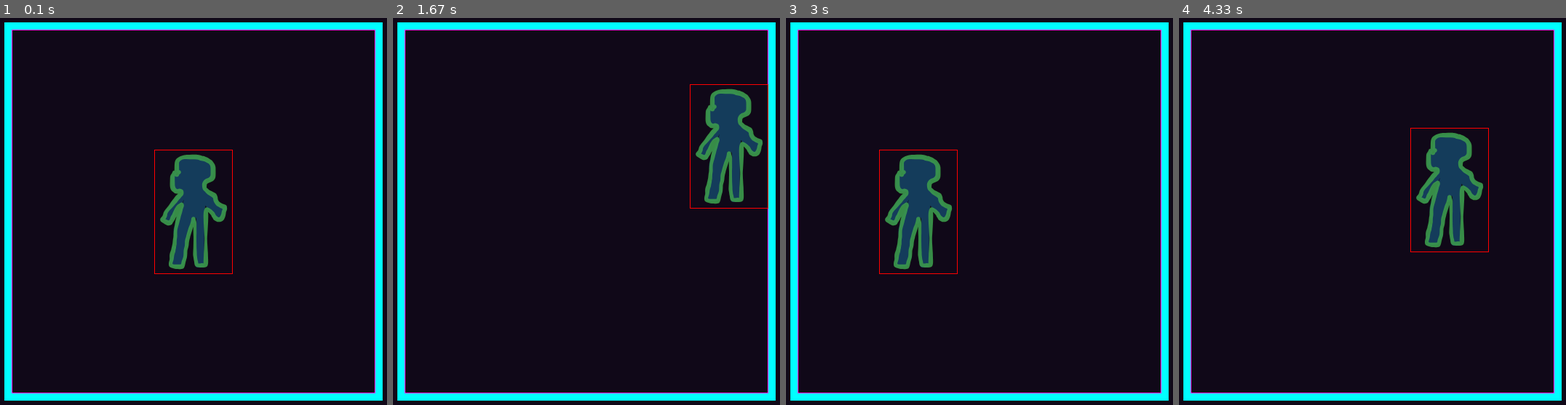
Above: before the commit, frames 1-4 (left to right).
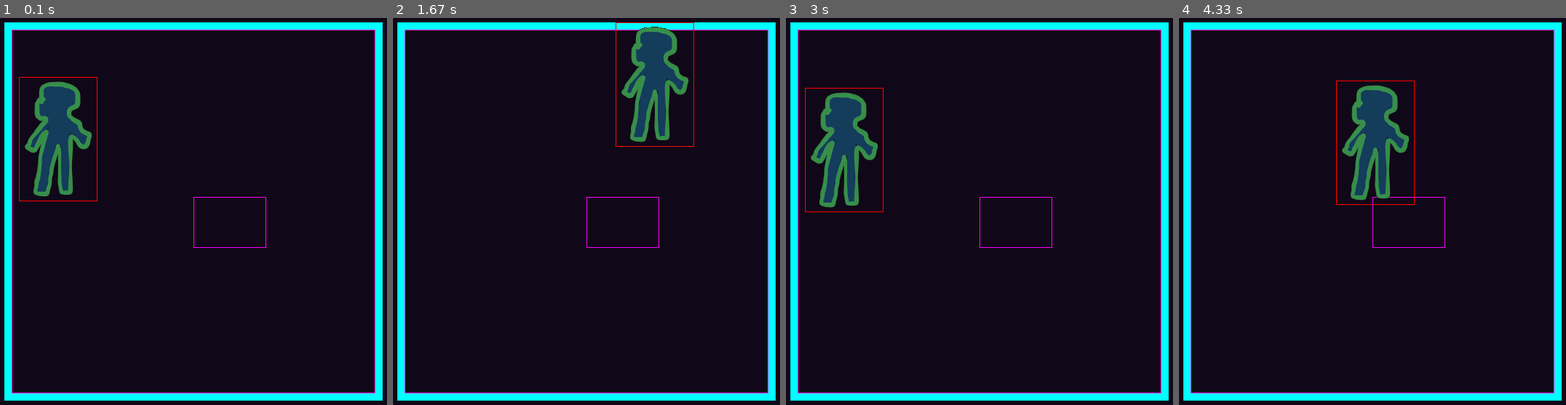
Above: after the commit, the same moments.

Repository: emmanuelvende/pygame-recipes
Game: pygame game, started from move_into_bounds.py
Two runs of this game, one before a commit and one after it. Both use one fixed random seed, a clock stepped at 60 frames per second and the inputs below.
Inputs:
- Up to frame 1 (0.1 s): no input
- Up to frame 2 (1.67 s): hold Right 0.33-0.8 s; hold Up 0.83-1.13 s; hold Right 1.17-1.63 s
- Up to frame 3 (3 s): hold Left 1.67-2.2 s; hold Down 2.23-2.53 s; hold Left 2.57-2.97 s
- Up to frame 4 (4.33 s): hold Up 3-3.37 s; hold Right 3.4-4.03 s; hold Down from 4.07 s (still down)

The runs differ from the first frame. In frame 1, 6.6% of the frame differs, in the area x 4-69%, y 15-67%; in frame 2, 6.7%, in the area x 50-97%, y 1-60%; in frame 3, 6.7%; in frame 4, 6.6%.

Commit message:
Refined some Entity method naming + preparing for Entity.stay_out_of() coding

Diff:
--- a/morepygame/entity.py
+++ b/morepygame/entity.py
@@ -8,6 +8,9 @@
         self.right = right
         self.top = top
         self.bottom = bottom
+
+    def __str__(self):
+        return f"L: {self.left}, R: {self.right}, T: {self.top}, B: {self.bottom}"
 
 
 class Entity:
@@ -46,7 +49,7 @@
         else:
             return pygame.Rect(self._pos_vec, (0, 0))
 
-    def stays_into_bounds(self, bounding_rect, allowed_offset):
+    def stay_into(self, bounding_rect, allowed_offset=Offset()):
         """
         `_offset` values are the allowed offsets out of bounds.
 
@@ -55,6 +58,8 @@
 
         A negative offset value indicates a distance to stay away from
         the corresponding bounding edge.
+
+
         """
         me_rect = self.get_rect()
         my_offset = Offset()
@@ -62,9 +67,9 @@
         my_offset.bottom = bounding_rect.bottom - me_rect.bottom
         my_offset.left = me_rect.left - bounding_rect.left
         my_offset.right = bounding_rect.right - me_rect.right
-        self._move_according_to_offsets(my_offset, allowed_offset)
+        self._shift_inside_according_to_offsets(my_offset, allowed_offset)
 
-    def _move_according_to_offsets(self, my_offset, allowed_offset):
+    def _shift_inside_according_to_offsets(self, my_offset, allowed_offset):
         dx, dy = 0, 0
         if my_offset.top + allowed_offset.top < 0:
             dy = abs(my_offset.top + allowed_offset.top)
@@ -77,14 +82,29 @@
         if (dx, dy) != (0, 0):
             self.pos += Vec(dx, dy)
 
-    def stay_out_of_bounds(self, bounding_rect, allowed_offset):
+    def stay_out_of(self, bounding_rect, allowed_offset=Offset()):
         me_rect = self.get_rect()
         my_offset = Offset()
         my_offset.top = me_rect.top - bounding_rect.bottom
-        my_offset.bottom = me_rect.bottom - bounding_rect.top
+        my_offset.bottom = bounding_rect.top - me_rect.bottom
         my_offset.left = me_rect.left - bounding_rect.right
-        my_offset.right = me_rect.right - bounding_rect.left
-        self._move_according_to_offsets(my_offset, allowed_offset)
+        my_offset.right = bounding_rect.left - me_rect.right
+        print(" " * 80, end="\r")
+        print(my_offset, end="\r")
+        # self._shift_outside_according_to_offsets(my_offset, allowed_offset)
+
+    def _shift_outside_according_to_offsets(self, my_offset, allowed_offset):
+        dx, dy = 0, 0
+        if my_offset.top + allowed_offset.top < 0:
+            dy = abs(my_offset.top + allowed_offset.top)
+        if my_offset.bottom + allowed_offset.bottom < 0:
+            dy = -abs(my_offset.top + allowed_offset.top)
+        if my_offset.left + allowed_offset.left < 0:
+            dx = abs(my_offset.left + allowed_offset.left)
+        if my_offset.right + allowed_offset.right < 0:
+            dx = -abs(my_offset.right + allowed_offset.right)
+        if (dx, dy) != (0, 0):
+            self.pos += Vec(dx, dy)
 
     def apply_image(self, img_filepath, colorkey=None):
         self.apply_surface(pygame.image.load(img_filepath), colorkey)
--- a/move_into_bounds.py
+++ b/move_into_bounds.py
@@ -18,7 +18,9 @@
 
 player = morepygame.Entity((50, 50))
 player.apply_image("hero.png", colorkey=COLOR_KEY)
-player.pos = inner_rect.center
+player.pos = 100, 200
+
+forbidden_rect = pygame.Rect((300, 280), (100, 70))
 
 running = True
 while running:
@@ -38,7 +40,11 @@
     if dxdy:
         player.pos += dxdy
 
-    player.stays_into_bounds(inner_rect, morepygame.Offset(-10, 0, 10, 20))
+    pygame.draw.rect(screen, (255, 0, 255), forbidden_rect, width=1)
+
+    player.stay_into(inner_rect, morepygame.Offset(-10, 0, 10, 20))
+    # player.stay_into(inner_rect)
+    player.stay_out_of(forbidden_rect)
 
     player.display_on_surface(screen)
     pygame.draw.rect(screen, (255, 0, 0), player.get_rect(), 1)
